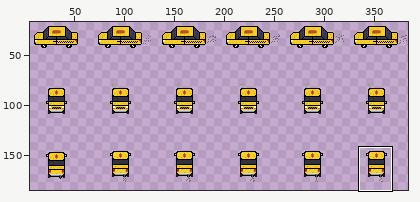
Two versions of one sprite sheet, Assets/Taxi's/Default/Default_Taxi_Sprite.png. Above: a wide view before the commit, with the close-up outlined.
Close-up. Before the edit:
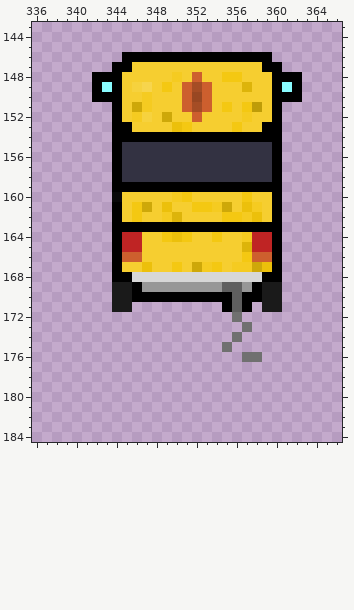
The file is 384x192 pixels. Colours within 5 levels of each other are drawn and written as one. Shown: x 336..366, y 143..184. The wide view leaves out empty margins. The commit also changed other parts of the picture, which this record leaves out.
The same view after the edit:
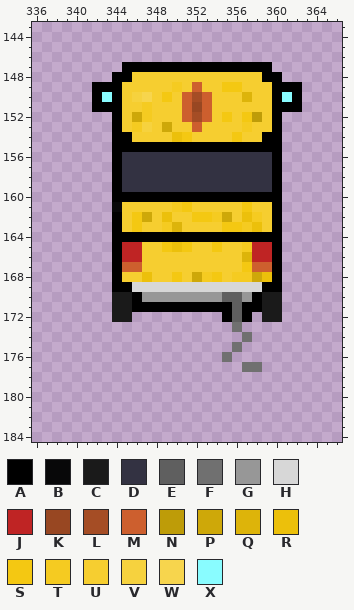
Palette (. is transparent): A #000000  B #080809  C #1a1a1a  D #333242  E #5f5f5f  F #707070  G #979797  H #d7d7d7  J #bf2424  K #984722  L #a54d25  M #cd5f2e  N #be9c08  P #cea809  Q #ddb40a  R #ecc00b  S #f4c812  T #f5cb21  U #f6ce30  V #f6d23e  W #f7d54d  X #89fcff
Difference:
Changed rows in their new state; - is an unchanged pixel.
first column x 342:
146 ---...............---
147 --.-AAAAAAAAAAAAA-.--
148 ..-A----U-U--UU--A-..
149 -A--UU-UTUMU-SSU---A-
150 -X--VW-S--L----Q---X-
151 AA--U-----K--U-UU--AA
152 ----PT-U-MLM-S-SN----
153 ---UTV-PUUM---UT-U---
154 ----UUUURSUUUUSUU----
155 ---AAAAAAAAAAAAAAA---
first column x 344:
159 -DDDDDDDDDDDDDDD-
160 AAAAAAAAAAAAAAAA-
161 B-UU-UTSUUUU-SU--
162 ---P-RU-SSTPURT--
163 -USUUTQUUUUSSTRU-
164 -AAAAAAAAAAAAAAA-
165 -----SRS--S--T---
166 -JJ----------QJJ-
167 -MMU--U-UUU-USMM-
168 -UURUUSUPTSUTTPR-
169 AAHHHHHHHHHHHHHAA
170 ---GGGGGGGGE-G---
171 --AAAAAAAAA---A--
172 CC---------AEA-CC
173 ------------F.---
174 ------------.F---
175 -----------.F----
176 -----------F-..--
177 -------------FF--
Boxes around the changes in both close-ups, in picture pixels (x1, y1, x2, y2):
changed: (92, 52, 302, 372)
